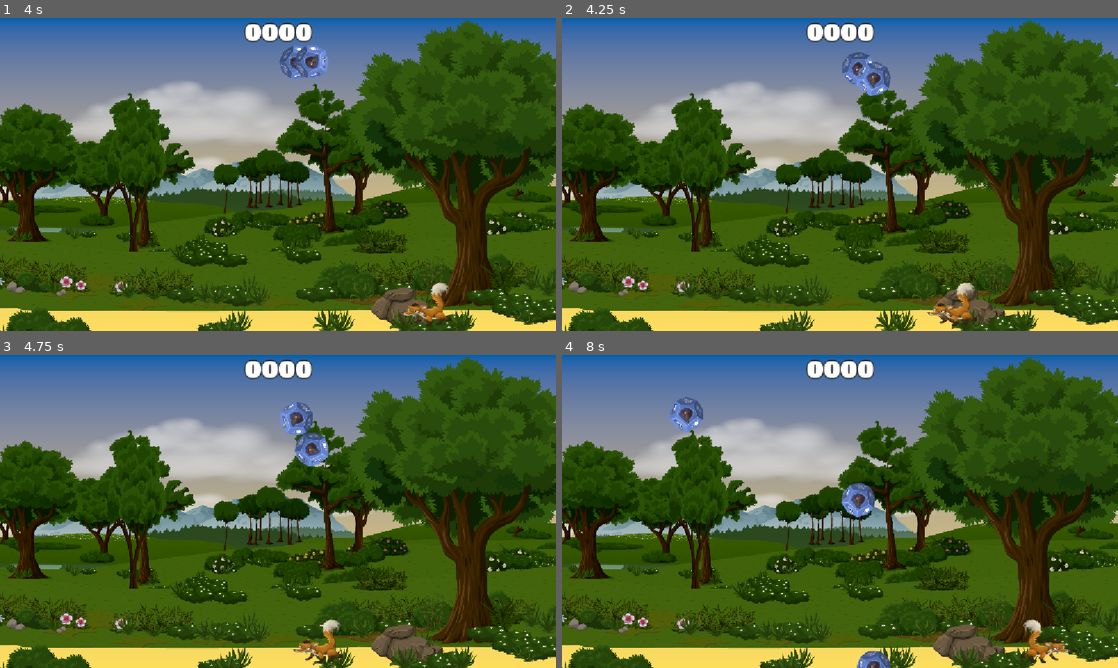
Above: before the commit, frames 1-4 (two rows, left to right).
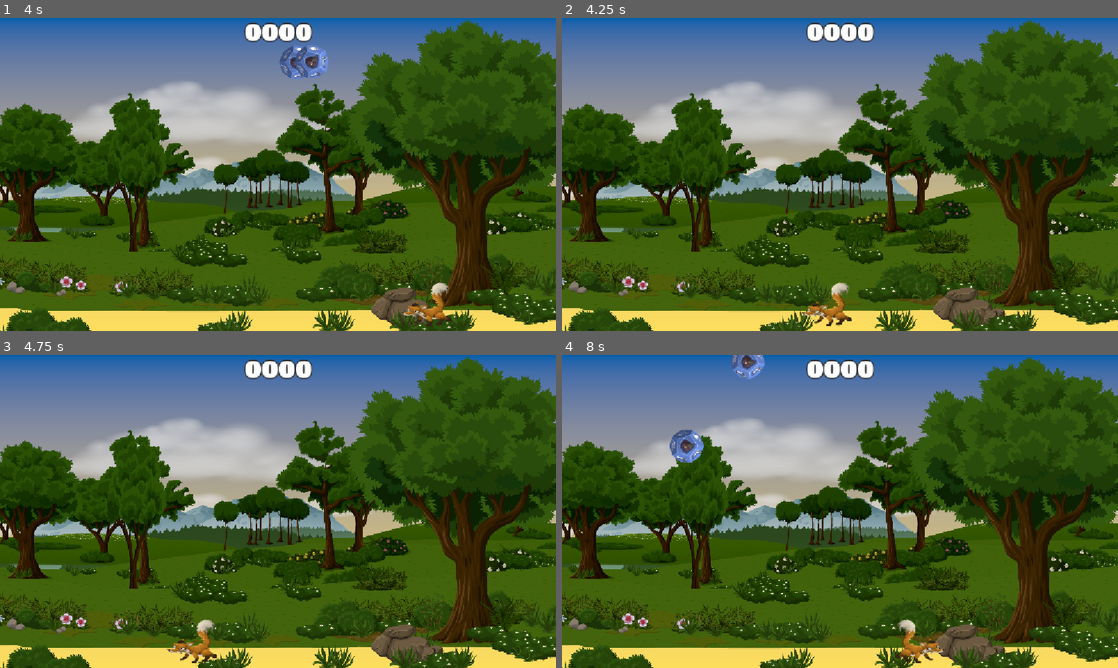
Above: after the commit, the same moments.

Repository: RuhlMirko/godot-learning
Game: Godot game, scene res://scenes/game/game.tscn
Two runs of this game, one before a commit and one after it. Both use one fixed random seed, a clock stepped at 60 frames per second and the inputs below.
Inputs:
- Up to frame 1 (4 s): tap Enter at 0.5 s; hold D (right) 0.53-1.28 s; hold A (left) 1.28-2.03 s; hold D (right) 2.03-3.53 s; hold A (left) from 3.53 s (still down)
- Up to frame 2 (4.25 s): keep holding A (left); tap R (reload, bound only after the commit) at 4.15 s
- Up to frame 3 (4.75 s): keep holding A (left)
- Up to frame 4 (8 s): release A (left) at 5.78 s; hold D (right) from 5.78 s (still down)

Frame 1 is identical in both runs. In frame 2, 1.7% of the frame differs, in the area x 43-75%, y 10-99%; in frame 3, 2.0%; in frame 4, 3.1%, in the area x 19-92%, y 0-100%.

Commit message:
Added restart level keybind

Diff:
--- a/dice-catcher/project.godot
+++ b/dice-catcher/project.godot
@@ -34,6 +34,12 @@
 , Object(InputEventKey,"resource_local_to_scene":false,"resource_name":"","device":-1,"window_id":0,"alt_pressed":false …(186 unchanged characters)…
 ]
 }
+reload={
+"deadzone": 0.2,
+"events": [Object(InputEventKey,"resource_local_to_scene":false,"resource_name":"","device":-1,"window_id":0,"alt_pressed":false,"shift_pressed":false,"ctrl_pressed":false,"meta_pressed":false,"pressed":false,"keycode":0,"physical_keycode":82,"key_label":0,"unicode":114,"location":0,"echo":false,"script":null)
+, Object(InputEventKey,"resource_local_to_scene":false,"resource_name":"","device":-1,"window_id":0,"alt_pressed":false,"shift_pressed":false,"ctrl_pressed":false,"meta_pressed":false,"pressed":false,"keycode":0,"physical_keycode":4194320,"key_label":0,"unicode":0,"location":0,"echo":false,"script":null)
+]
+}
 
 [physics]
 
--- a/dice-catcher/scenes/dice/dice.gd
+++ b/dice-catcher/scenes/dice/dice.gd
@@ -27,4 +27,4 @@
 	if get_viewport_rect().end.y < position.y:
 		get_tree().paused = true
 		game_over.emit()
-		queue_free()
+		#queue_free()
--- a/dice-catcher/scenes/game/game.gd
+++ b/dice-catcher/scenes/game/game.gd
@@ -10,6 +10,7 @@
 # Called when the node enters the scene tree for the first time.
 func _ready() -> void:
 	spawn_dice()
+	get_tree().paused = false
 
 
 # Called every frame. 'delta' is the elapsed time since the previous frame.
--- a/dice-catcher/scenes/game/game.tscn
+++ b/dice-catcher/scenes/game/game.tscn
@@ -5,6 +5,7 @@
 [ext_resource type="PackedScene" uid="uid://bx7c4mo02v7sl" path="res://scenes/fox/fox.tscn" id="3_kelw5"]
 [ext_resource type="AudioStream" uid="uid://rxwcie4b6wbb" path="res://assets/tetris.mp3" id="4_kelw5"]
 [ext_resource type="FontFile" uid="uid://dteiqmwvsiakg" path="res://assets/TitanOne-Regular.ttf" id="5_lfrn8"]
+[ext_resource type="PackedScene" uid="uid://bfrj51vughybw" path="res://scenes/game/reloader.tscn" id="6_5i0tg"]
 
 [sub_resource type="LabelSettings" id="LabelSettings_kelw5"]
 font = ExtResource("5_lfrn8")
@@ -47,5 +48,7 @@
 label_settings = SubResource("LabelSettings_kelw5")
 horizontal_alignment = 1
 
+[node name="Reloader" parent="." unique_id=574206469 instance=ExtResource("6_5i0tg")]
+
 [connection signal="foxAte" from="Fox" to="." method="_on_fox_fox_ate"]
 [connection signal="timeout" from="SpawnerTimer" to="." method="_on_spawner_timer_timeout"]
--- /dev/null
+++ b/dice-catcher/scenes/game/reloader.gd
@@ -0,0 +1,5 @@
+extends Node
+
+func _unhandled_input(event: InputEvent) -> void:
+	if event.is_action_pressed("reload"):
+		get_tree().reload_current_scene()
--- /dev/null
+++ b/dice-catcher/scenes/game/reloader.tscn
@@ -0,0 +1,7 @@
+[gd_scene format=3 uid="uid://bfrj51vughybw"]
+
+[ext_resource type="Script" uid="uid://cunxygpdgj5m1" path="res://scenes/game/reloader.gd" id="1_ca13q"]
+
+[node name="Reloader" type="Node" unique_id=574206469]
+process_mode = 3
+script = ExtResource("1_ca13q")
Not shown, added: dice-catcher/scenes/game/reloader.gd.uid
